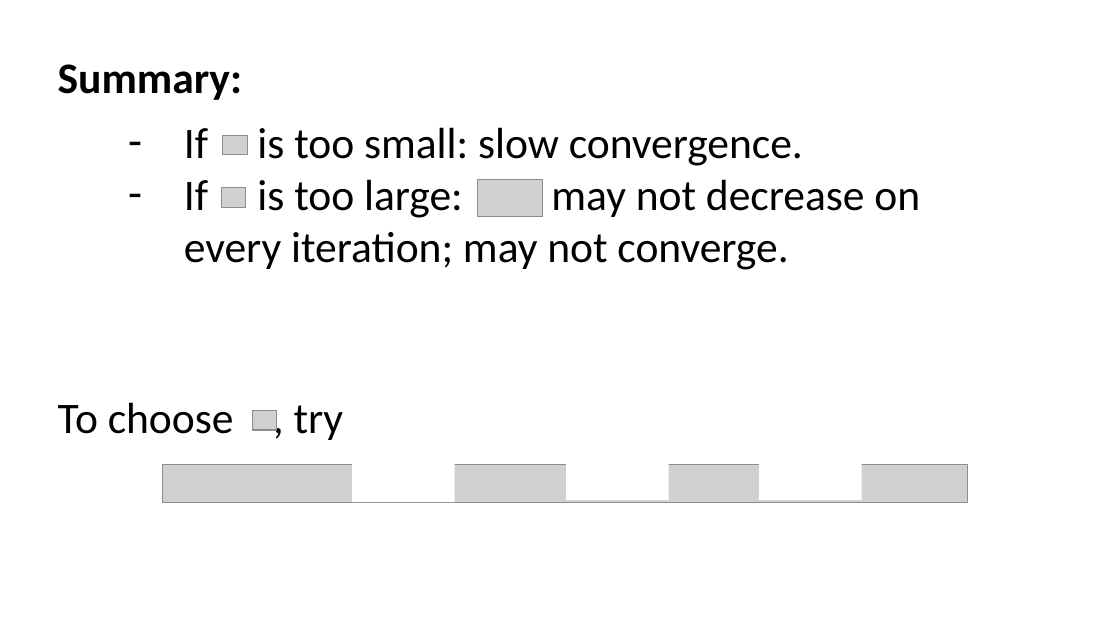
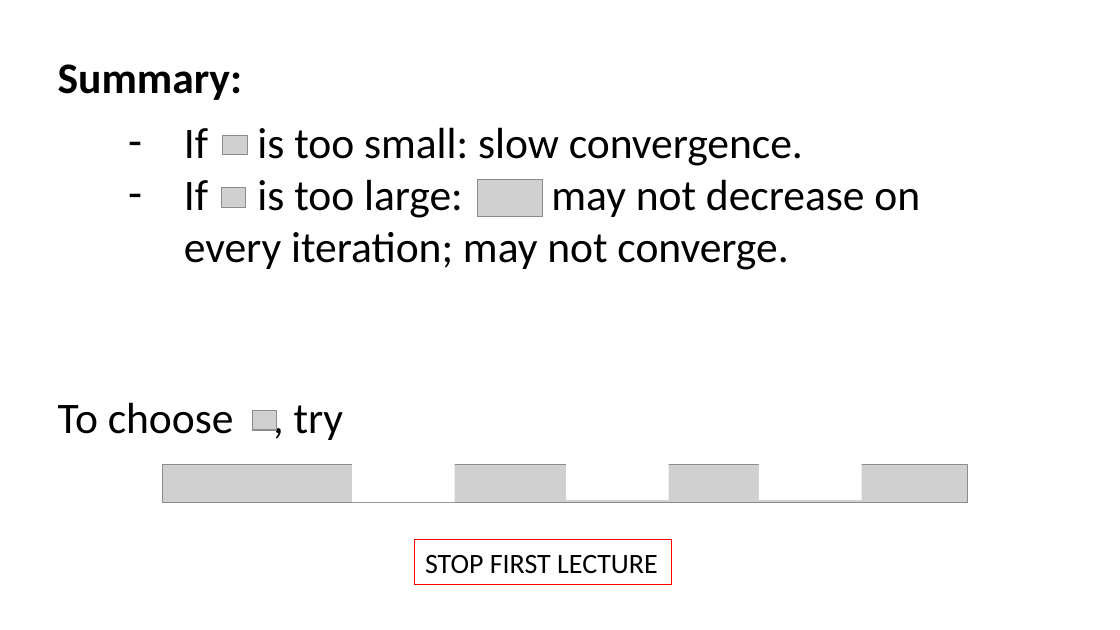
Before and after one commit to jayurbain/DataScienceIntro, a slide deck: slide 35 of slides/08_linear_regression.pptx. Drawn at 1120x630 pixels with LibreOffice and Linux fonts; fonts in the diff are those of the drawing; grey boxes stand for pictures. Boxes give left, top, right and bottom in pixels: in the first picture for what was removed or moved away, otherwise in the second. Text is boxed around its words. In the diff, an @@ line names an element or a change of style, - is before the commit and + after.

```diff
--- a/slides/08_linear_regression.pptx
+++ b/slides/08_linear_regression.pptx
@@ rectangle added at (414,540,672,585), outline #FF0000 0.75 pt, 18 pt, text #000000 @@
+STOP FIRST LECTURE
```
Also in this commit, not shown: 3 other slides changed, 1 other file.
